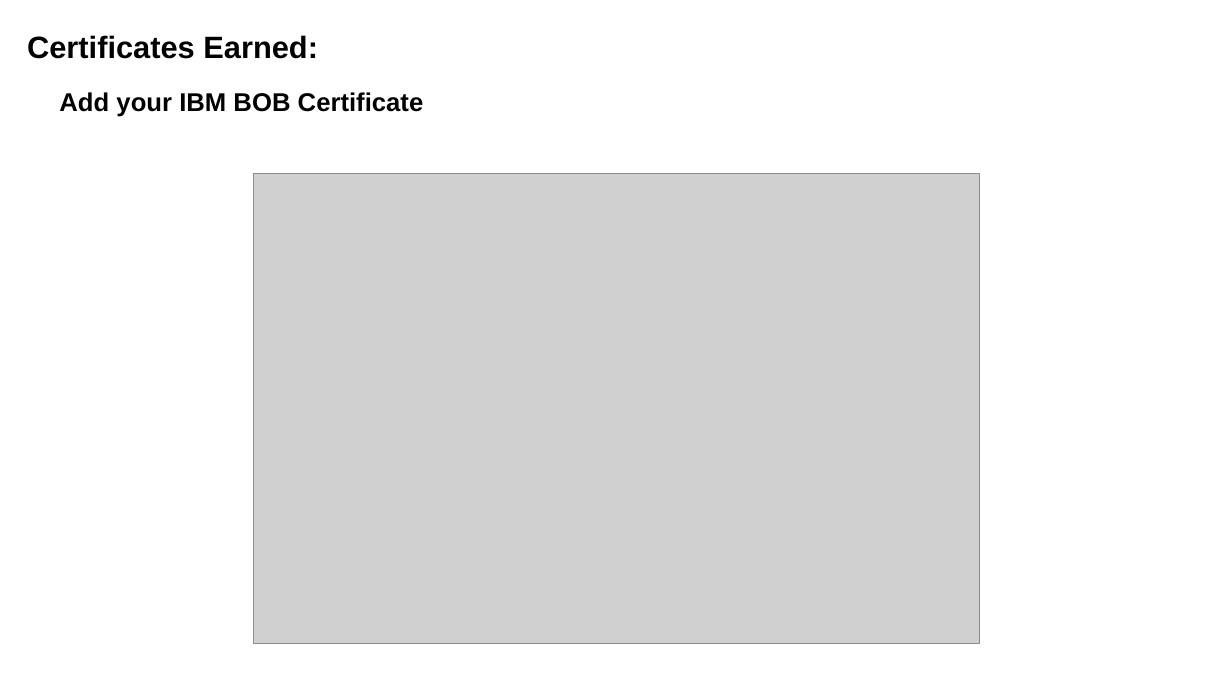
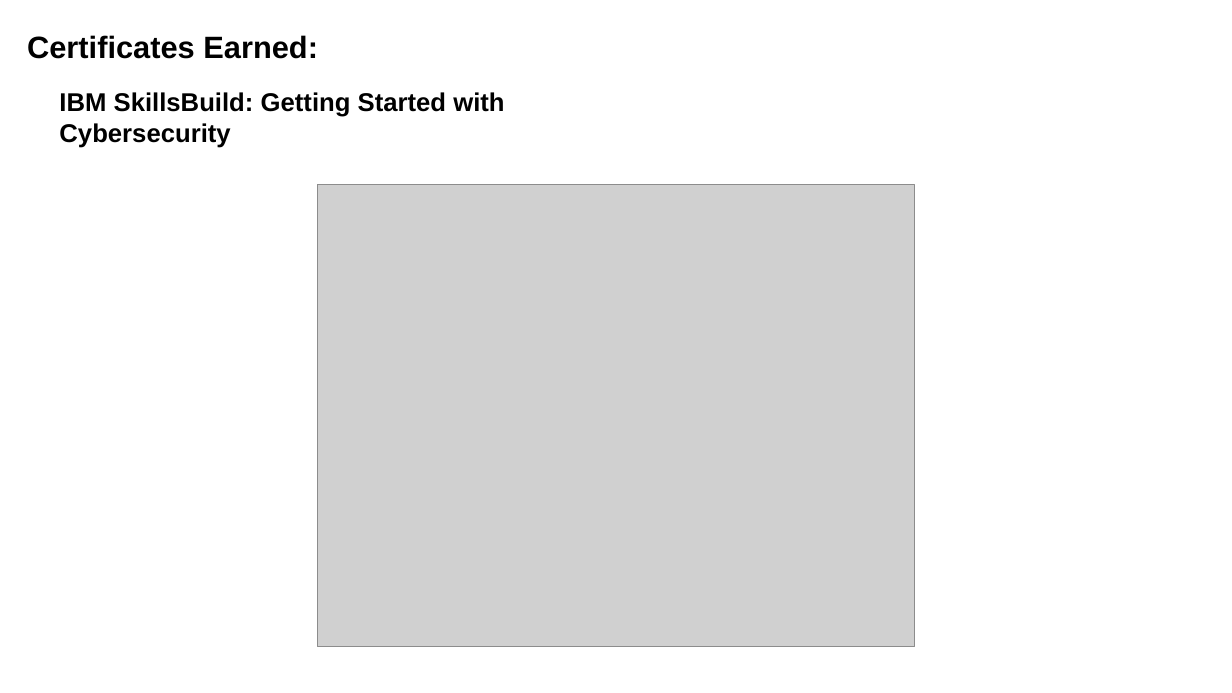
Before and after one commit to udhaya-0811/Interview-Trainer-Agent-Project, a slide deck: slide 14 of Interview_Trainer_Agent_Submission.pptx (slide 15 before the commit). Drawn at 1232x693 pixels with LibreOffice and Linux fonts; fonts in the diff are those of the drawing; grey boxes stand for pictures. Boxes give left, top, right and bottom in pixels: in the first picture for what was removed or moved away, otherwise in the second. Text is boxed around its words. In the diff, an @@ line names an element or a change of style, - is before the commit and + after.

```diff
--- a/Interview_Trainer_Agent_Submission.pptx
+++ b/Interview_Trainer_Agent_Submission.pptx
@@ text at (59, 92, 504, 148): text changed @@
-Add your IBM BOB Certificate
+IBM SkillsBuild: Getting Started with Cybersecurity
@@ picture: place and size @@
-picture at (254, 173, 980, 643)
+picture at (317, 185, 915, 647)
```
Also in this commit, not shown: 11 other slides changed, 2 slides added, 3 slides removed, 2 other files.
